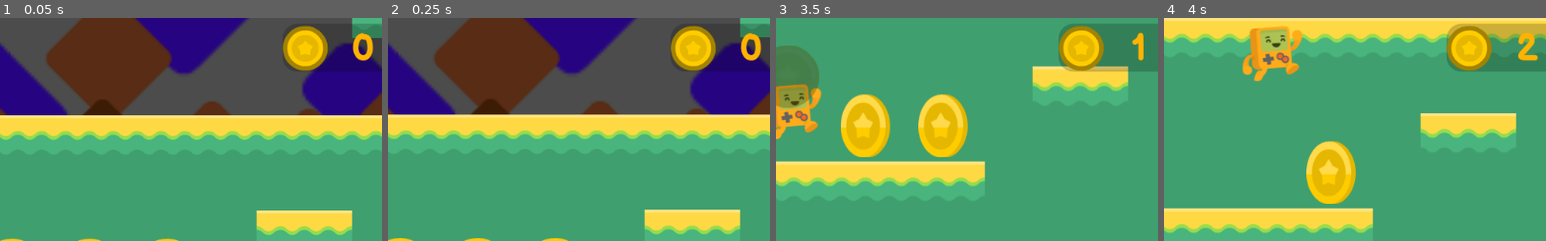
Above: before the commit, frames 1-4 (left to right).
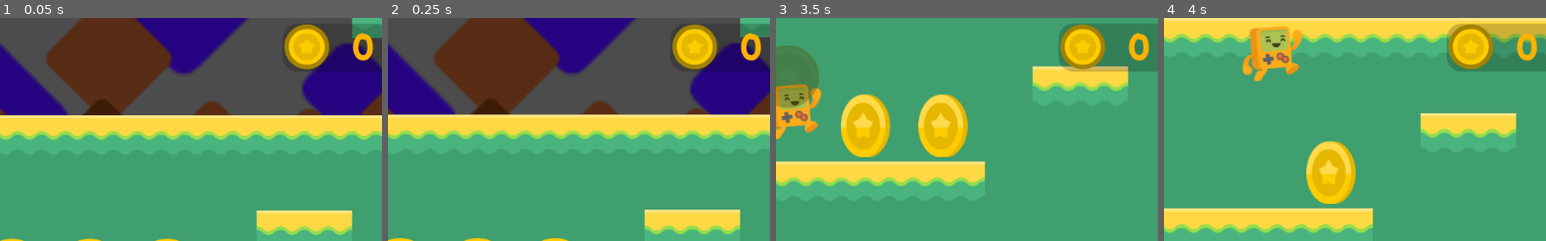
Above: after the commit, the same moments.

Repository: theaob/platformergodot
Game: Godot game, scene res://Scenes/Level1.tscn
The game is run twice, just before and just after one commit, with the same random seed, the same clock (stepped at 60 frames per second) and the same inputs.
Inputs:
- Up to frame 1 (0.05 s): no input
- Up to frame 2 (0.25 s): no input
- Up to frame 3 (3.5 s): hold Right (right) 0.53-2.03 s; tap Space (jump) at 0.77, 1.52, 3.02 s; hold Left (left) 2.03-2.78 s; hold Right (right) from 2.78 s (still down)
- Up to frame 4 (4 s): keep holding Right (right); tap Space (jump) at 3.77 s
The pictures show only the part of the screen within x 47-97%, y 0-50%; the shares and areas given below are measured in that part.

The runs differ from the first frame. In frame 1, 0.6% of the frame differs, in the area x 74-87%, y 2-24%; in frame 2, 0.6%; in frame 3, 1.0%, in the area x 74-98%, y 2-24%; in frame 4, 0.9%.

Commit message:
moved HUD to scene

Diff:
--- /dev/null
+++ b/Scenes/HUD.tscn
@@ -0,0 +1,42 @@
+[gd_scene load_steps=6 format=2]
+
+[ext_resource path="res://Assets/Fonts/BalsamiqSans-Bold.ttf" type="DynamicFontData" id=1]
+[ext_resource path="res://Scripts/HUD.gd" type="Script" id=2]
+[ext_resource path="res://Assets/HUD/coin_gold.png" type="Texture" id=3]
+
+[sub_resource type="StyleBoxFlat" id=5]
+bg_color = Color( 0, 0, 0, 0.196078 )
+corner_radius_top_left = 20
+corner_radius_top_right = 20
+corner_radius_bottom_right = 20
+corner_radius_bottom_left = 20
+
+[sub_resource type="DynamicFont" id=6]
+size = 50
+font_data = ExtResource( 1 )
+
+[node name="HUD" type="CanvasLayer"]
+script = ExtResource( 2 )
+
+[node name="Panel" type="Panel" parent="."]
+margin_left = 864.0
+margin_top = 8.0
+margin_right = 1016.0
+margin_bottom = 72.0
+custom_styles/panel = SubResource( 5 )
+
+[node name="CoinLabel" type="Label" parent="Panel"]
+margin_left = 64.0
+margin_right = 152.0
+margin_bottom = 64.0
+custom_colors/font_color = Color( 1, 0.701961, 0, 1 )
+custom_fonts/font = SubResource( 6 )
+text = "100"
+align = 1
+valign = 2
+
+[node name="TextureRect" type="TextureRect" parent="Panel"]
+margin_left = 2.0
+margin_right = 63.0
+margin_bottom = 61.0
+texture = ExtResource( 3 )
--- a/Scenes/Level1.tscn
+++ b/Scenes/Level1.tscn
@@ -6,9 +6,7 @@
 [ext_resource path="res://Assets/Background/set2_background.png" type="Texture" id=4]
 [ext_resource path="res://Assets/Background/set2_tiles.png" type="Texture" id=5]
 [ext_resource path="res://Scenes/Coin.tscn" type="PackedScene" id=6]
-[ext_resource path="res://Assets/HUD/coin_gold.png" type="Texture" id=7]
-[ext_resource path="res://Assets/Fonts/BalsamiqSans-Bold.ttf" type="DynamicFontData" id=8]
-[ext_resource path="res://Scripts/HUD.gd" type="Script" id=9]
+[ext_resource path="res://Scenes/HUD.tscn" type="PackedScene" id=7]
 
 [sub_resource type="RectangleShape2D" id=4]
 extents = Vector2( 764, 30 )
@@ -21,17 +19,6 @@
 
 [sub_resource type="RectangleShape2D" id=3]
 extents = Vector2( 288, 32 )
-
-[sub_resource type="StyleBoxFlat" id=5]
-bg_color = Color( 0, 0, 0, 0.196078 )
-corner_radius_top_left = 20
-corner_radius_top_right = 20
-corner_radius_bottom_right = 20
-corner_radius_bottom_left = 20
-
-[sub_resource type="DynamicFont" id=6]
-size = 50
-font_data = ExtResource( 8 )
 
 [node name="Level1" type="Node2D"]
 
@@ -169,43 +156,6 @@
 drag_margin_right = 0.3
 editor_draw_limits = true
 
-[node name="HUD" type="CanvasLayer" parent="."]
-script = ExtResource( 9 )
-
-[node name="Panel" type="Panel" parent="HUD"]
-margin_left = 864.0
-margin_top = 8.0
-margin_right = 1016.0
-margin_bottom = 72.0
-custom_styles/panel = SubResource( 5 )
-__meta__ = {
-"_edit_group_": true
-}
-
-[node name="CoinLabel" type="Label" parent="HUD/Panel"]
-margin_left = 64.0
-margin_right = 152.0
-margin_bottom = 64.0
-custom_colors/font_color = Color( 1, 0.701961, 0, 1 )
-custom_fonts/font = SubResource( 6 )
-text = "100"
-align = 1
-valign = 2
-
-[node name="TextureRect" type="TextureRect" parent="HUD/Panel"]
-margin_top = 2.0
-margin_right = 61.0
-margin_bottom = 63.0
-texture = ExtResource( 7 )
+[node name="HUD" parent="." instance=ExtResource( 7 )]
 
 [connection signal="body_entered" from="FallZone" to="Steve" method="_on_FallZone_body_entered"]
-[connection signal="coin_collected" from="coins/coin1" to="HUD" method="_on_coin_collected"]
-[connection signal="coin_collected" from="coins/coin2" to="HUD" method="_on_coin_collected"]
-[connection signal="coin_collected" from="coins/coin3" to="HUD" method="_on_coin_collected"]
-[connection signal="coin_collected" from="coins/coin4" to="HUD" method="_on_coin_collected"]
-[connection signal="coin_collected" from="coins/coin5" to="HUD" method="_on_coin_collected"]
-[connection signal="coin_collected" from="coins/coin6" to="HUD" method="_on_coin_collected"]
-[connection signal="coin_collected" from="coins/coin7" to="HUD" method="_on_coin_collected"]
-[connection signal="coin_collected" from="coins/coin8" to="HUD" method="_on_coin_collected"]
-[connection signal="coin_collected" from="coins/coin9" to="HUD" method="_on_coin_collected"]
-[connection signal="coin_collected" from="coins/coin10" to="HUD" method="_on_coin_collected"]
--- a/Scripts/Coin.gd
+++ b/Scripts/Coin.gd
@@ -2,7 +2,7 @@
 
 signal coin_collected;
 
-func _on_coin_body_entered(body):
+func _on_coin_body_entered(_body):
 	$AnimationPlayer.play("coin_animation");
 	set_collision_mask_bit(0, false);
 	emit_signal("coin_collected");
Not shown: 1 places in Scenes/Level1.tscn that only renumber resources
